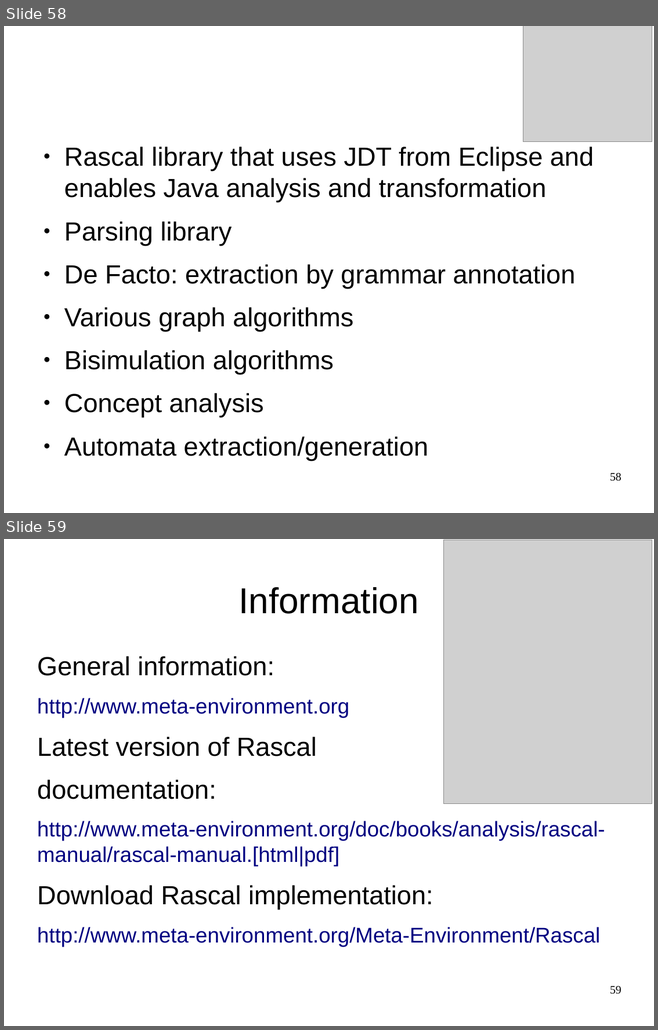
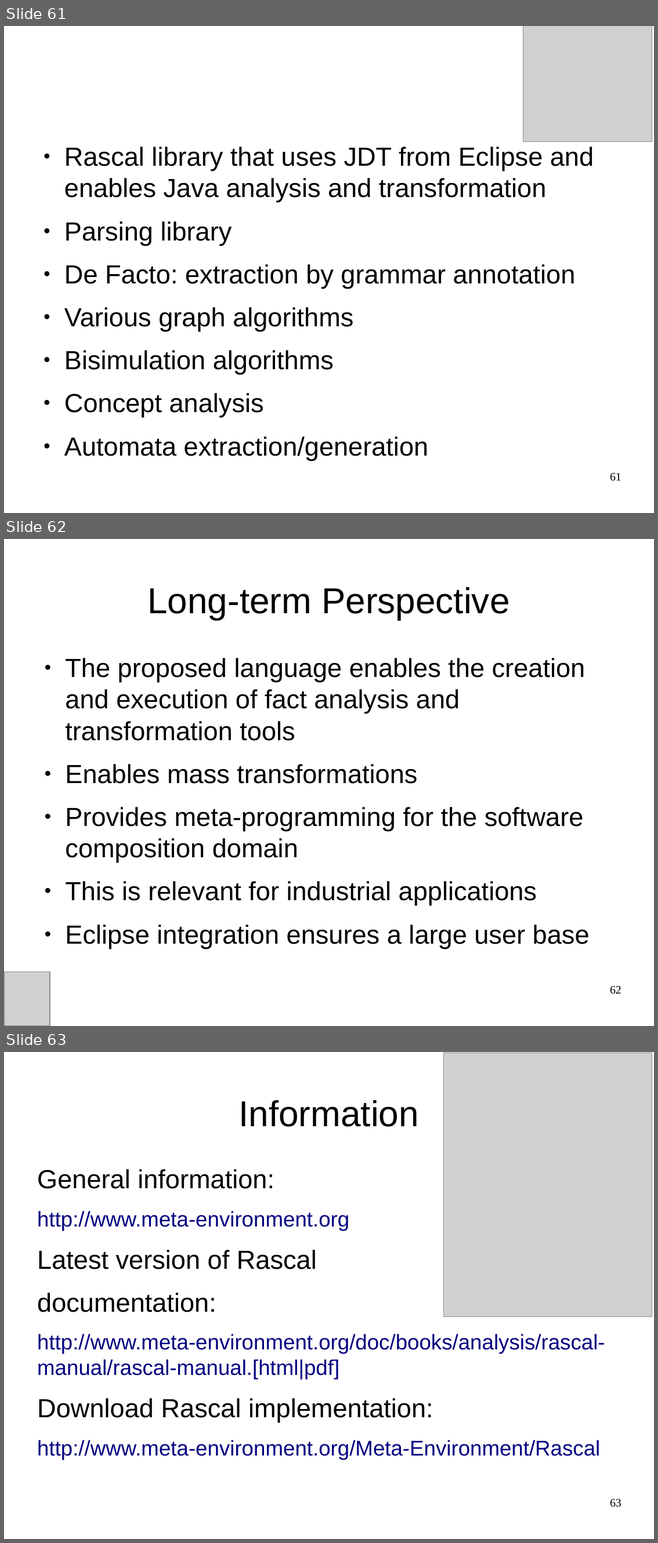
Before and after one commit to cwi-swat/meta-environment, a slide deck: meta-doc/analysis/rascal-slides/rascal-sc.odp. Shown one above the other, each under a label of ours: slides 58 and 59 before the commit, slides 61, 62 and 63 after it. The pictures are 658x1030 and 658x1543 pixels, drawn with LibreOffice and Linux fonts; fonts in the diff are those of the drawing; grey boxes stand for pictures; background and template pictures are left out. Boxes give left, top, right and bottom in pixels: in the first picture for what was removed or moved away, otherwise in the second. Text is boxed around its words. In the diff, an @@ line names an element or a change of style, - is before the commit and + after.

```diff
--- a/meta-doc/analysis/rascal-slides/rascal-sc.odp
+++ b/meta-doc/analysis/rascal-slides/rascal-sc.odp
@@ slide 62 added at bbox=[4, 539, 654, 1026], background #FFFFFF @@
@@ title added at bbox=[147, 587, 509, 620], 44 pt, text #000000 @@
+Long-term Perspective
@@ text added at bbox=[65, 658, 589, 948], 32 pt, text #000000 @@
+● The proposed language enables the creation and execution of fact analysis and transformation tools
+● Enables mass transformations
+● Provides meta-programming for the software composition domain
+● This is relevant for industrial applications
+● Eclipse integration ensures a large user base
@@ picture added at bbox=[4, 972, 50, 1026] @@
@@ page number added at bbox=[610, 986, 621, 994], 14 pt, text #000000 @@
+62
@@ what was slide 58 is now slide 61 @@
@@ page number at bbox=[610, 473, 621, 481]: text changed @@
-58
+61
@@ what was slide 59 is now slide 63 @@
@@ page number at bbox=[610, 1499, 621, 1507]: text changed @@
-59
+63
```
Also in this commit, not shown: 17 slides changed, 3 other slides added.
